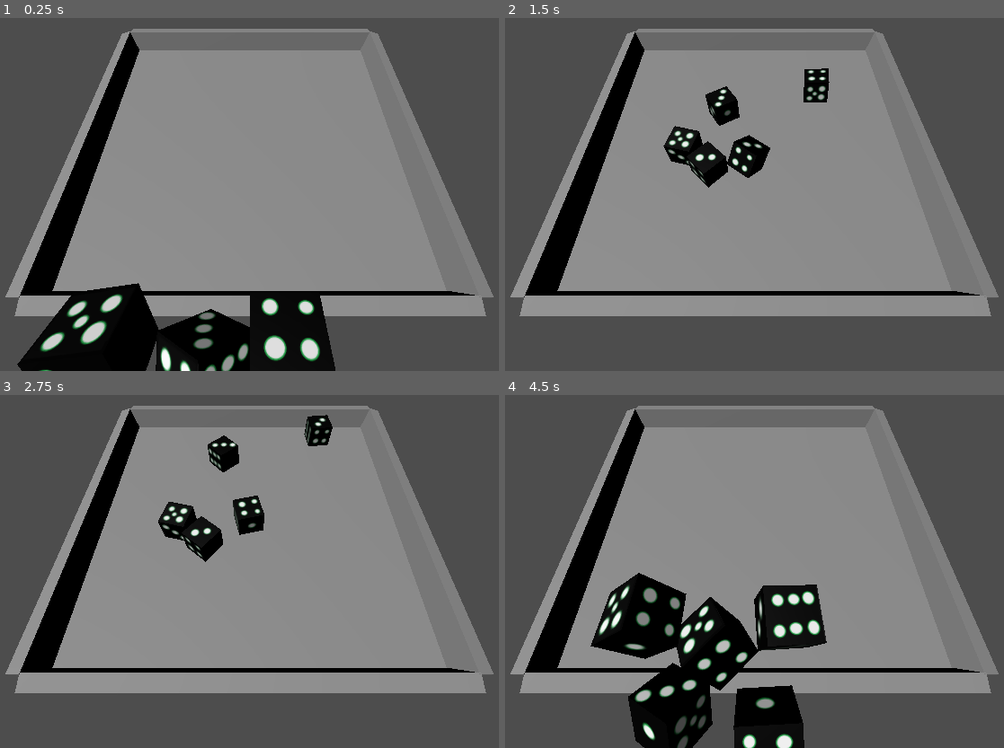
Above: before the commit, frames 1-4 (two rows, left to right).
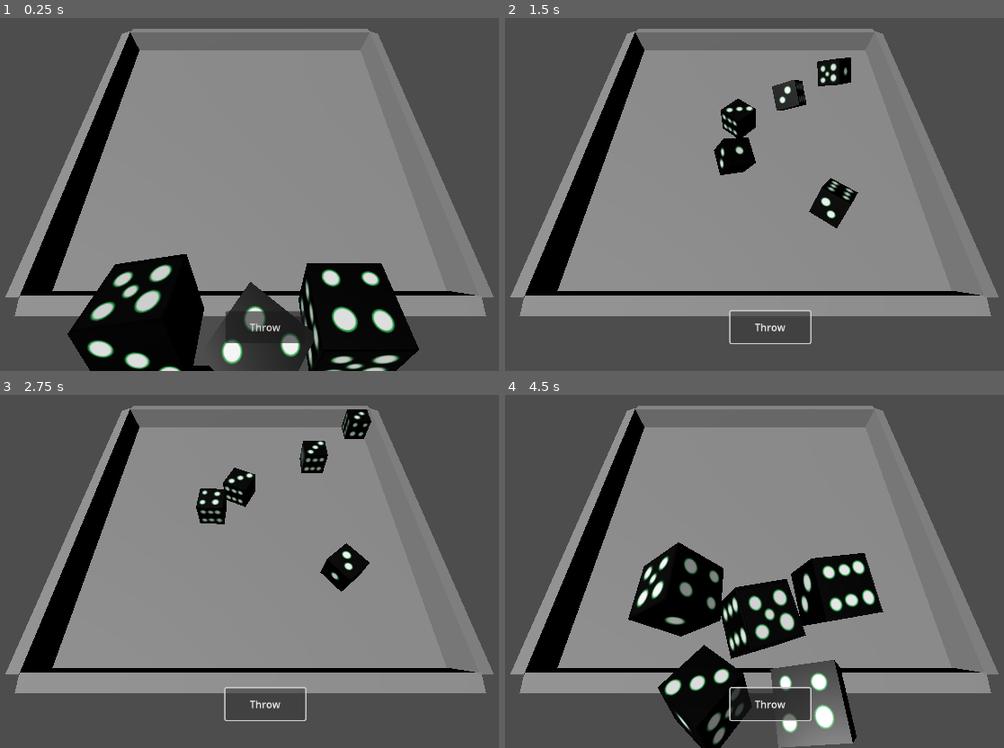
Above: after the commit, the same moments.

Repository: benesf418/deathDice
Game: Godot game, scene res://game.tscn
Two runs of this game, one before a commit and one after it. Both use one fixed random seed, a clock stepped at 60 frames per second and the inputs below. Before the commit the project starts from res://main.tscn.
Inputs (mouse positions are in pixels of both pictures, inside the frame that each line leads up to):
- Up to frame 1 (0.25 s): no input
- Up to frame 2 (1.5 s): click (769, 328) at 0.5 s, where only the run after the commit has a clickable "Throw"; click (769, 328) at 1.25 s, where only the run after the commit has a clickable "Throw"
- Up to frame 3 (2.75 s): click (264, 705) at 2 s, where only the run after the commit has a clickable "Throw"
- Up to frame 4 (4.5 s): move the mouse to (914, 525) at 2.77 s; press the mouse at (914, 525) at 2.78 s; tap Enter at 3.5 s; move the mouse to (609, 567) at 3.52 s; release the mouse at (609, 567) at 3.53 s; click (609, 567) at 3.6 s; tap Space (reset_dice) at 4.25 s; move the mouse to (829, 458) at 4.27 s; press the mouse at (829, 458) at 4.28 s

The runs differ from the first frame. In frame 1, 14% of the frame differs, in the area x 3-84%, y 66-100%; in frame 2, 4.8%; in frame 3, 5.4%; in frame 4, 17%, in the area x 17-76%, y 41-100%.

Commit message:
move dice set to a separate node; add button to throw dice (it does nothing xd)

Diff:
--- a/main.gd
+++ b/dice_set/dice_set.gd
@@ -1,4 +1,5 @@
 extends Node3D
+class_name DiceSet
 
 var dice_list: Array[Dice]
 var dice_values: Dictionary
--- /dev/null
+++ b/dice_set/dice_set.tscn
@@ -0,0 +1,24 @@
+[gd_scene load_steps=3 format=3 uid="uid://dc8hq6bbplle6"]
+
+[ext_resource type="Script" path="res://dice_set/dice_set.gd" id="1_a0314"]
+[ext_resource type="PackedScene" uid="uid://is4yjy3kgv7x" path="res://dice/dice.tscn" id="1_e5x73"]
+
+[node name="DiceSet" type="Node3D"]
+script = ExtResource("1_a0314")
+
+[node name="dice" type="Node3D" parent="."]
+
+[node name="dice1" parent="dice" instance=ExtResource("1_e5x73")]
+transform = Transform3D(1, 0, 0, 0, 1, 0, 0, 0, 1, 0.200901, -0.00938642, -0.882764)
+
+[node name="dice3" parent="dice" instance=ExtResource("1_e5x73")]
+transform = Transform3D(1, 0, 0, 0, 1, 0, 0, 0, 1, -2.51583, 0.985293, -1.42866)
+
+[node name="dice4" parent="dice" instance=ExtResource("1_e5x73")]
+transform = Transform3D(1, 0, 0, 0, 1, 0, 0, 0, 1, -1.57294, -1.21761, 1.07884)
+
+[node name="dice5" parent="dice" instance=ExtResource("1_e5x73")]
+transform = Transform3D(1, 0, 0, 0, 1, 0, 0, 0, 1, 1.81573, -0.415596, 1.53544)
+
+[node name="dice2" parent="dice" instance=ExtResource("1_e5x73")]
+transform = Transform3D(1, 0, 0, 0, 1, 0, 0, 0, 1, 2.51214, 0.55579, -1.42866)
--- /dev/null
+++ b/game.tscn
@@ -0,0 +1,32 @@
+[gd_scene load_steps=3 format=3 uid="uid://stpotr6vg41g"]
+
+[ext_resource type="PackedScene" uid="uid://dy1qj4flvvmma" path="res://board/board.tscn" id="2_uiupc"]
+[ext_resource type="PackedScene" uid="uid://dc8hq6bbplle6" path="res://dice_set/dice_set.tscn" id="3_bd645"]
+
+[node name="Game" type="Node3D"]
+
+[node name="Camera3D" type="Camera3D" parent="."]
+transform = Transform3D(1, 0, 0, 0, 0.525679, 0.850683, 0, -0.850683, 0.525679, 0, 8.46722, 14.0978)
+
+[node name="DirectionalLight3D" type="DirectionalLight3D" parent="."]
+transform = Transform3D(0.75, -0.5, -0.433013, 0.5, -3.78552e-08, 0.866025, -0.433013, -0.866025, 0.25, 0, 12.6773, 0)
+
+[node name="board" parent="." instance=ExtResource("2_uiupc")]
+transform = Transform3D(1, 0, 0, 0, 1, 0, 0, 0, 1, 0, -9.49788, 0)
+
+[node name="DiceSet" parent="." instance=ExtResource("3_bd645")]
+transform = Transform3D(1, 0, 0, 0, 1, 0, 0, 0, 1, 0, 0, 15.2512)
+
+[node name="playerControls" type="Control" parent="."]
+layout_mode = 3
+anchors_preset = 0
+offset_right = 40.0
+offset_bottom = 40.0
+
+[node name="throwButton" type="Button" parent="playerControls"]
+layout_mode = 0
+offset_left = 536.0
+offset_top = 552.0
+offset_right = 664.0
+offset_bottom = 603.0
+text = "Throw"
--- a/main.tscn
+++ /dev/null
@@ -1,34 +0,0 @@
-[gd_scene load_steps=4 format=3 uid="uid://stpotr6vg41g"]
-
-[ext_resource type="PackedScene" uid="uid://is4yjy3kgv7x" path="res://dice/dice.tscn" id="1_dfcmk"]
-[ext_resource type="Script" path="res://main.gd" id="1_k6uo0"]
-[ext_resource type="PackedScene" uid="uid://dy1qj4flvvmma" path="res://board/board.tscn" id="2_mwe7v"]
-
-[node name="Node3D" type="Node3D"]
-script = ExtResource("1_k6uo0")
-
-[node name="Camera3D" type="Camera3D" parent="."]
-transform = Transform3D(1, 0, 0, 0, 0.525679, 0.850683, 0, -0.850683, 0.525679, 0, 8.46722, 14.0978)
-
-[node name="DirectionalLight3D" type="DirectionalLight3D" parent="."]
-transform = Transform3D(0.75, -0.5, -0.433013, 0.5, -3.78552e-08, 0.866025, -0.433013, -0.866025, 0.25, 0, 12.6773, 0)
-
-[node name="board" parent="." instance=ExtResource("2_mwe7v")]
-transform = Transform3D(1, 0, 0, 0, 1, 0, 0, 0, 1, 0, -9.49788, 0)
-
-[node name="dice" type="Node" parent="."]
-
-[node name="dice" parent="dice" instance=ExtResource("1_dfcmk")]
-transform = Transform3D(1, 0, 0, 0, 1, 0, 0, 0, 1, -1.31498, -1.04325, 14.9486)
-
-[node name="dice3" parent="dice" instance=ExtResource("1_dfcmk")]
-transform = Transform3D(1, 0, 0, 0, 1, 0, 0, 0, 1, -4.03171, -0.0485706, 14.4027)
-
-[node name="dice4" parent="dice" instance=ExtResource("1_dfcmk")]
-transform = Transform3D(1, 0, 0, 0, 1, 0, 0, 0, 1, -3.08882, -2.25147, 16.9102)
-
-[node name="dice5" parent="dice" instance=ExtResource("1_dfcmk")]
-transform = Transform3D(1, 0, 0, 0, 1, 0, 0, 0, 1, 0.299845, -1.44946, 17.3668)
-
-[node name="dice2" parent="dice" instance=ExtResource("1_dfcmk")]
-transform = Transform3D(1, 0, 0, 0, 1, 0, 0, 0, 1, 0.996258, -0.478074, 14.4027)
--- a/project.godot
+++ b/project.godot
@@ -11,7 +11,7 @@
 [application]
 
 config/name="deathDice"
-run/main_scene="res://main.tscn"
+run/main_scene="res://game.tscn"
 config/features=PackedStringArray("4.1", "Forward Plus")
 config/icon="res://icon.svg"
 
Renamed: dice_combo.gd -> dice/dice_combo.gd
